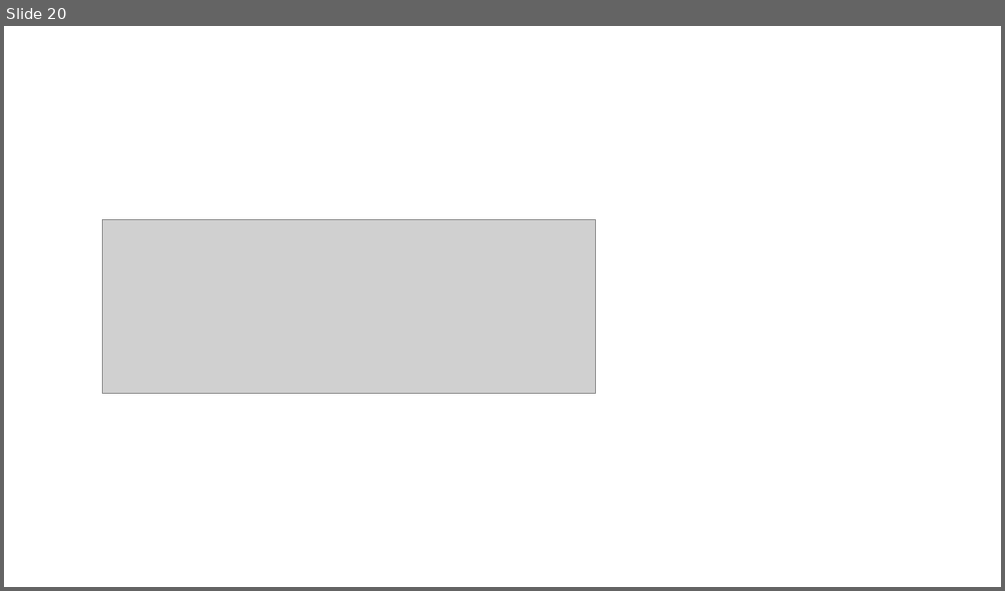
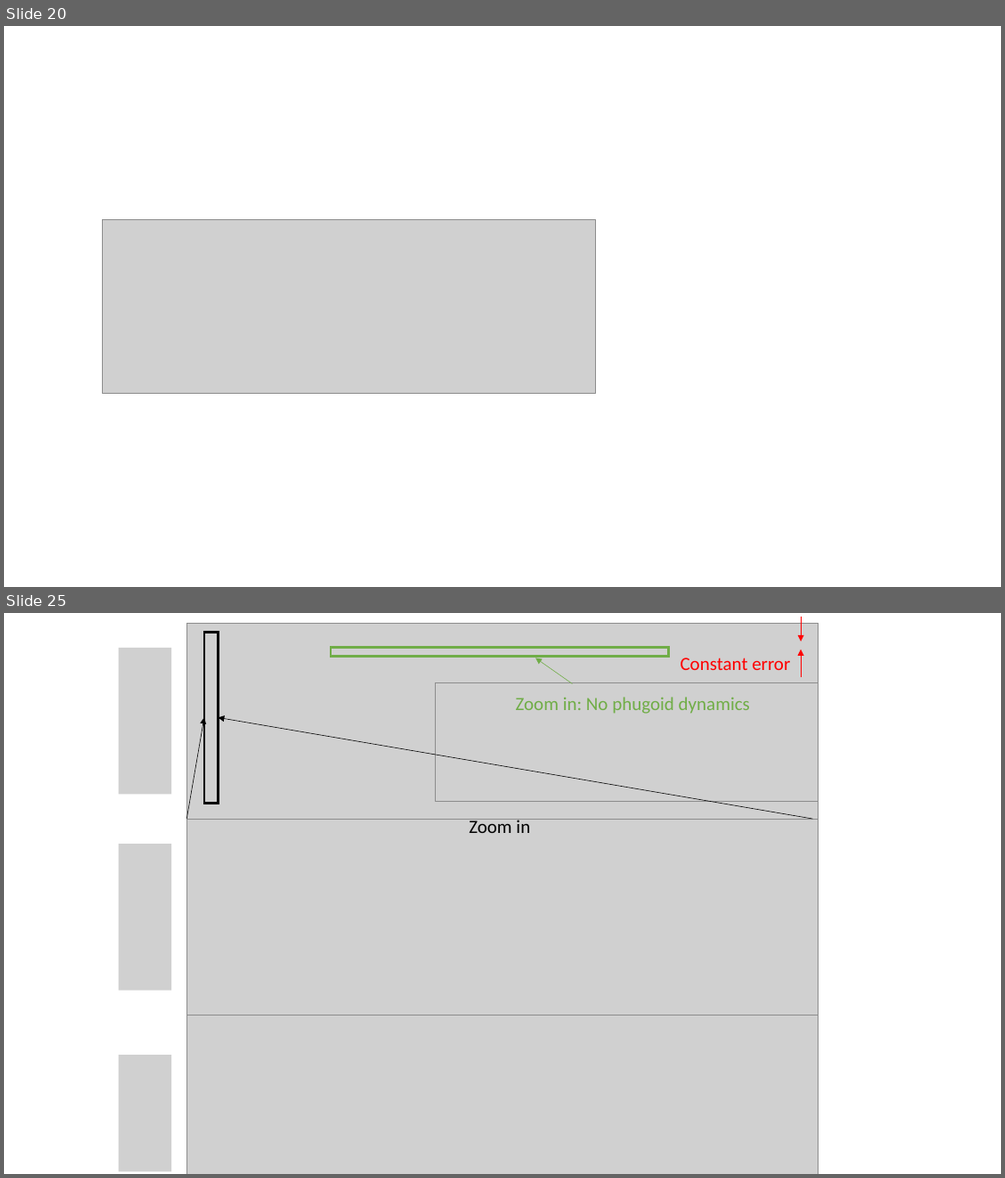
Before and after one commit to KantouniasA/flightDynamics, a slide deck: TechnicalReport/Figures.pptx. Shown one above the other, each under a label of ours: slide 20 before the commit, slides 20 and 25 after it; the slides between them are not shown. The pictures are 1005x591 and 1005x1178 pixels, drawn with LibreOffice and Linux fonts; fonts in the diff are those of the drawing; grey boxes stand for pictures; background and template pictures are left out. Boxes give left, top, right and bottom in pixels: in the first picture for what was removed or moved away, otherwise in the second. Text is boxed around its words. In the diff, an @@ line names an element or a change of style, - is before the commit and + after.

```diff
--- a/TechnicalReport/Figures.pptx
+++ b/TechnicalReport/Figures.pptx
@@ slide 25 added at <box>4,613,1001,1174</box>, background #FFFFFF @@
@@ picture added at <box>186,623,818,819</box> @@
@@ rectangle added at <box>204,632,218,803</box>, outline #000000 2.25 pt @@
@@ arrow added from (801, 617) to (801, 641), #FF0000 0.5 pt @@
@@ picture added at <box>119,648,172,795</box> @@
@@ rectangle added at <box>331,648,669,657</box>, outline #70AD47 2.25 pt @@
@@ arrow added from (573, 684) to (535, 657), #70AD47 0.5 pt @@
@@ text added at <box>680,657,790,670</box>, 18 pt, text #FF0000 @@
+Constant error
@@ arrow added from (801, 677) to (801, 649), #FF0000 0.5 pt @@
@@ picture added at <box>435,682,818,802</box> @@
@@ arrow added from (186, 819) to (204, 718), #000000 0.5 pt @@
@@ arrow added from (813, 819) to (218, 718), #000000 0.5 pt @@
@@ text added at <box>516,697,750,714</box>, 18 pt, text #70AD47 @@
+Zoom in: No phugoid dynamics
@@ picture added at <box>186,819,818,1015</box> @@
@@ text added at <box>469,819,530,833</box>, 18 pt, text #000000 @@
+Zoom in
@@ picture added at <box>119,844,172,990</box> @@
@@ picture added at <box>186,1015,818,1174</box> @@
@@ picture added at <box>118,1054,171,1171</box> @@
```
Also in this commit, not shown: 4 other slides added, 15 other files.
